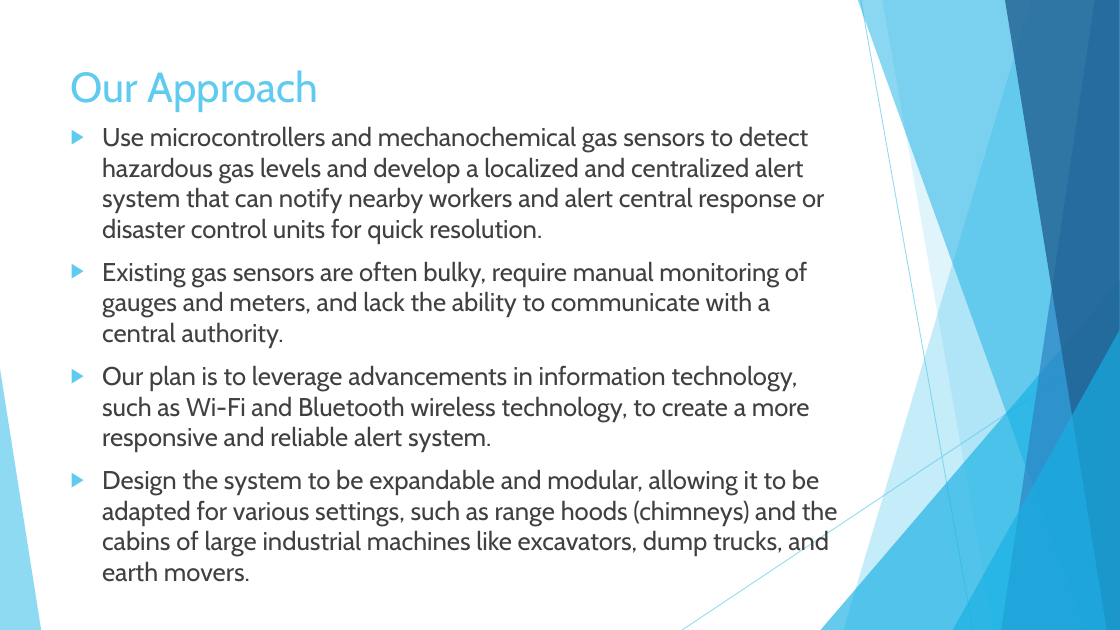
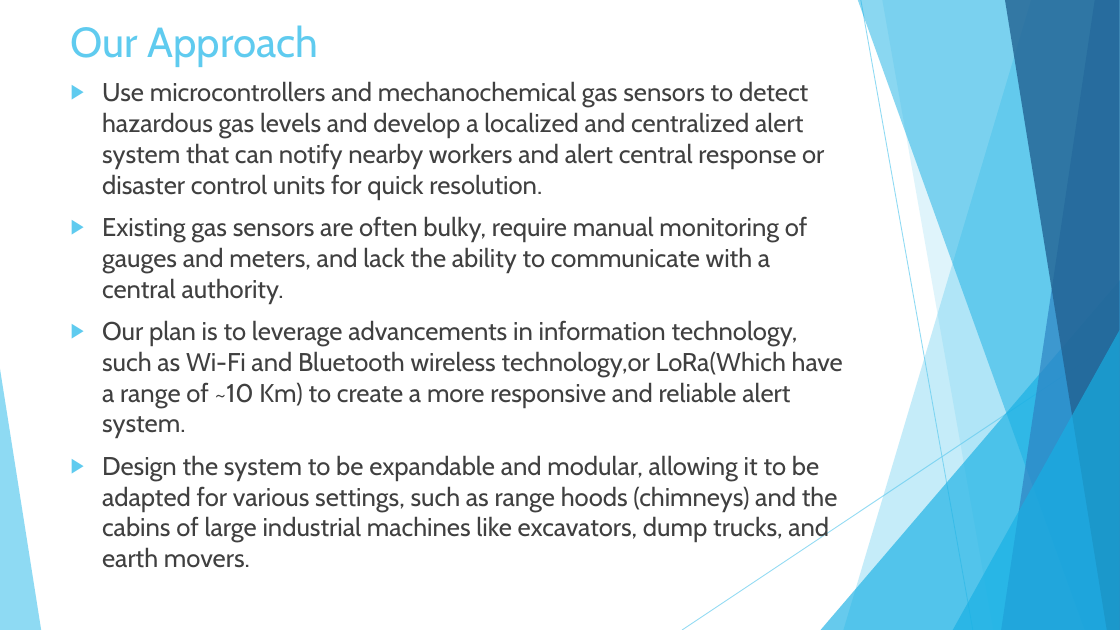
Before and after one commit to neeraj-r-rugi/Gas-Detector-using-MQ-2, a slide deck: slide 7 of Hazardous Gas Detection and Alarm System (GDAS).pptx. Drawn at 1120x630 pixels with LibreOffice and Linux fonts; fonts in the diff are those of the drawing. Boxes give left, top, right and bottom in pixels: in the first picture for what was removed or moved away, otherwise in the second. Text is boxed around its words. In the diff, an @@ line names an element or a change of style, - is before the commit and + after.

```diff
--- a/Hazardous Gas Detection and Alarm System (GDAS).pptx
+++ b/Hazardous Gas Detection and Alarm System (GDAS).pptx
@@ title "Our Approach": place and size @@
-title "Our Approach" at [71,70,319,112]
+title "Our Approach" at [71,25,319,67]
@@ text "Use microcontrollers and mechanochemical gas ...": place and size @@
-text "Use microcontrollers and mechanochemical gas ..." at [102,126,838,582]
+text "Use microcontrollers and mechanochemical gas ..." at [102,81,843,568]
@@ text at [102,320,843,438]: text changed @@
-▶ Our plan is to leverage advancements in information technology, such as Wi-Fi and Bluetooth wireless technology, to create a more responsive and reliable alert system.
+▶ Our plan is to leverage advancements in information technology, such as Wi-Fi and Bluetooth wireless technology,or LoRa(Which have a range of ~10 Km) to create a more responsive and reliable alert system.
```
Also in this commit, not shown: 1 other file.
